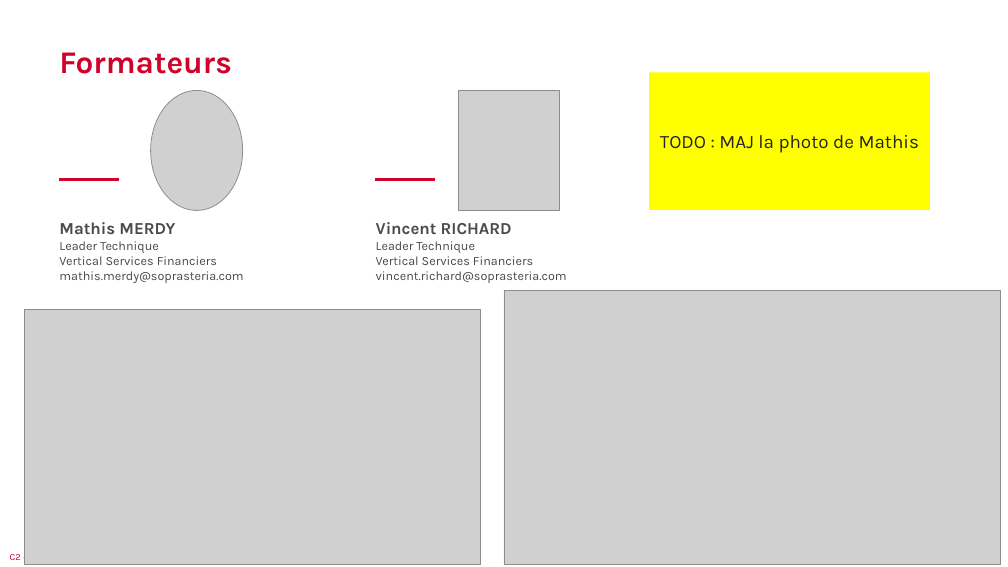
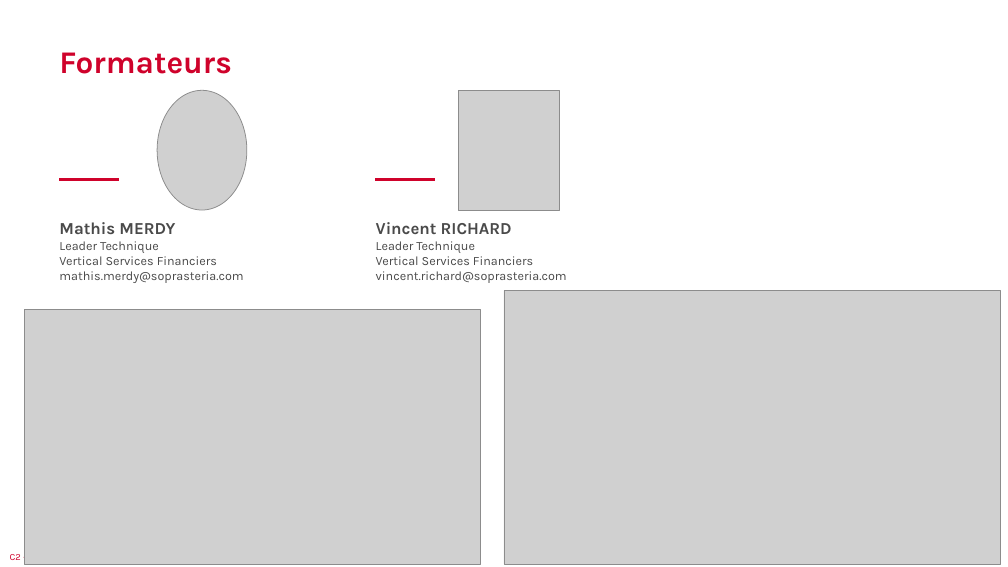
Before and after one commit to yoann2968/enib-cloud, a slide deck: slide 2 of Cours_ENIB_2026.pptx. Drawn at 1008x567 pixels with LibreOffice and Linux fonts; fonts in the diff are those of the drawing; grey boxes stand for pictures; background and template pictures are left out. Boxes give left, top, right and bottom in pixels: in the first picture for what was removed or moved away, otherwise in the second. Text is boxed around its words. In the diff, an @@ line names an element or a change of style, - is before the commit and + after.

Commit message:
Maj du powerpoint Maj du TP Conteneur

```diff
--- a/Cours_ENIB_2026.pptx
+++ b/Cours_ENIB_2026.pptx
@@ rectangle removed at [650,73,930,210] @@
-TODO : MAJ la photo de Mathis
@@ picture: place and size @@
-picture at [150,91,243,211]
+picture at [157,90,247,209]
```
Also in this commit, not shown: 2 other files.
